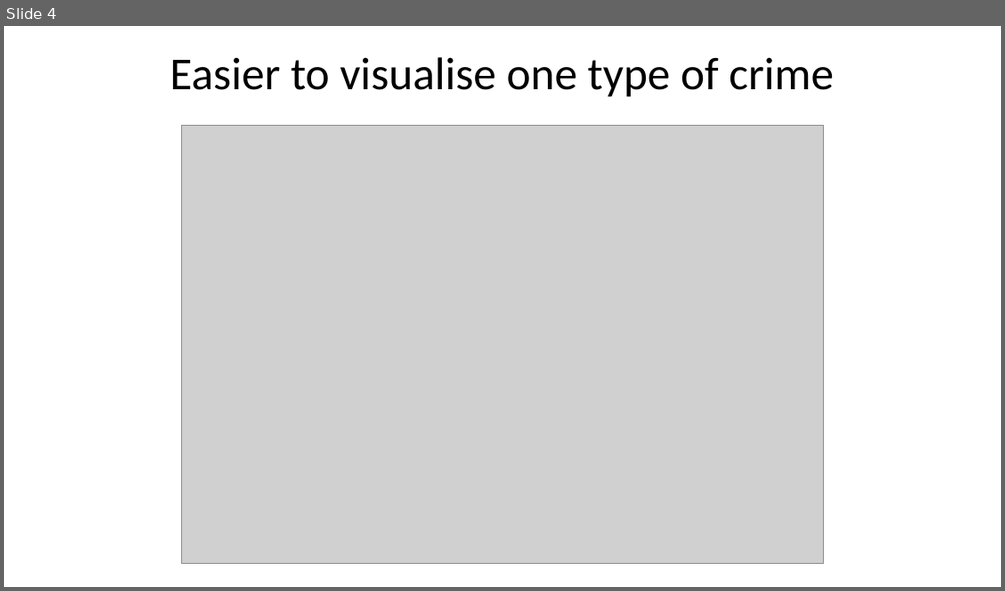
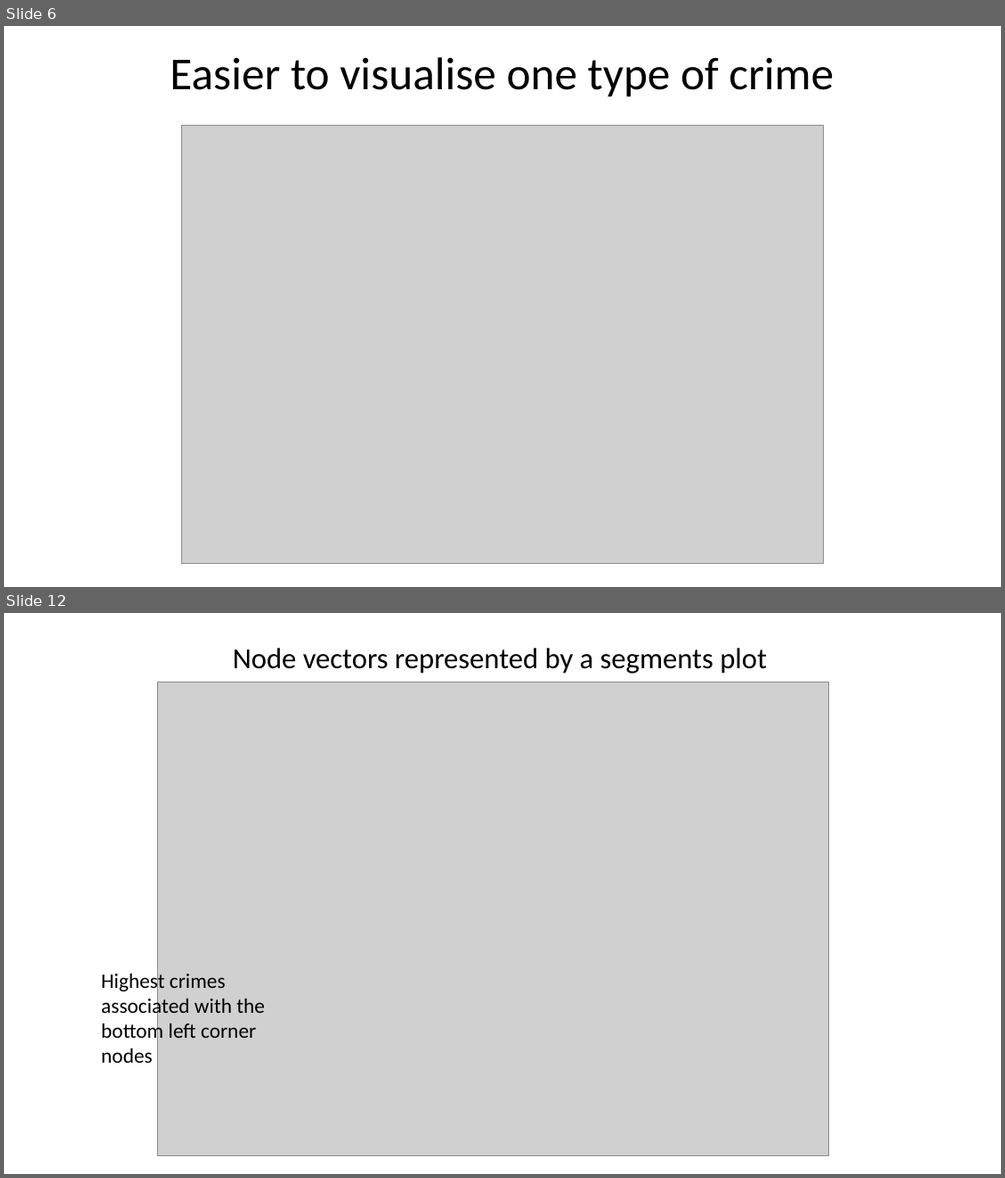
Before and after one commit to dmorison/GIS-in-R-spatial-crime-data-analysis, a slide deck: Mapping London’s crime with R.pptx. Shown one above the other, each under a label of ours: slide 4 before the commit, slides 6 and 12 after it; the slides between them are not shown. The pictures are 1005x591 and 1005x1178 pixels, drawn with LibreOffice and Linux fonts; fonts in the diff are those of the drawing; grey boxes stand for pictures. Boxes give left, top, right and bottom in pixels: in the first picture for what was removed or moved away, otherwise in the second. Text is boxed around its words. In the diff, an @@ line names an element or a change of style, - is before the commit and + after.

```diff
--- a/Mapping London’s crime with R.pptx
+++ b/Mapping London’s crime with R.pptx
@@ slide 12 added at (x1=4, y1=613, x2=1001, y2=1174), background #FFFFFF @@
@@ text added at (x1=233, y1=648, x2=767, y2=674), 28 pt, text #000000 @@
+Node vectors represented by a segments plot
@@ picture added at (x1=157, y1=682, x2=829, y2=1156) @@
@@ text added at (x1=101, y1=970, x2=265, y2=1062), 20 pt, text #000000 @@
+Highest crimes associated with the bottom left corner nodes
@@ what was slide 4 is now slide 6 @@
```
Also in this commit, not shown: 5 slides changed, 8 other slides added.
